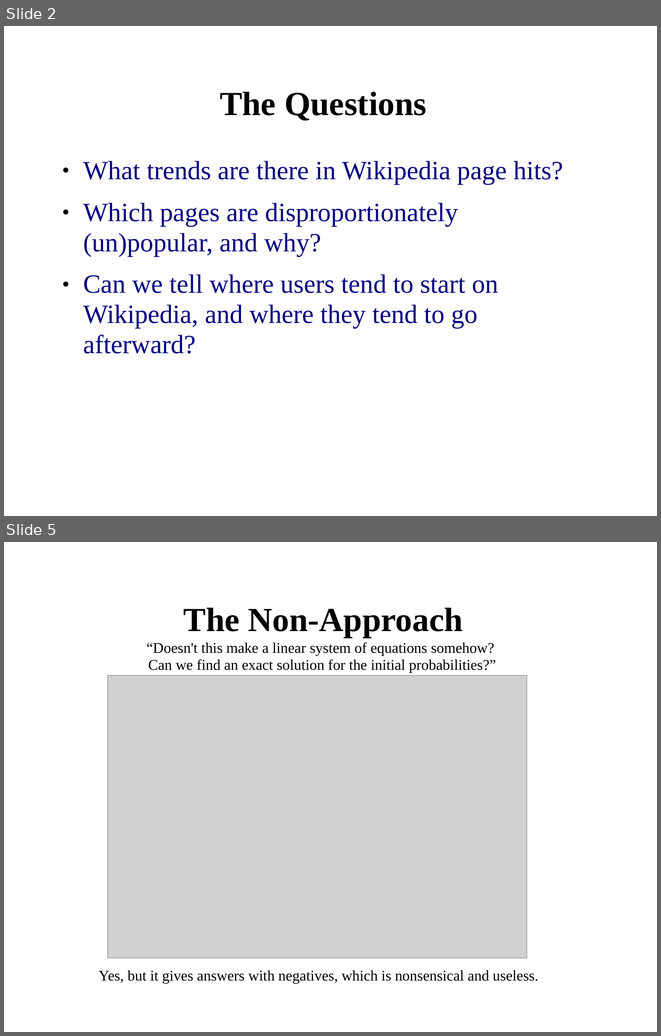
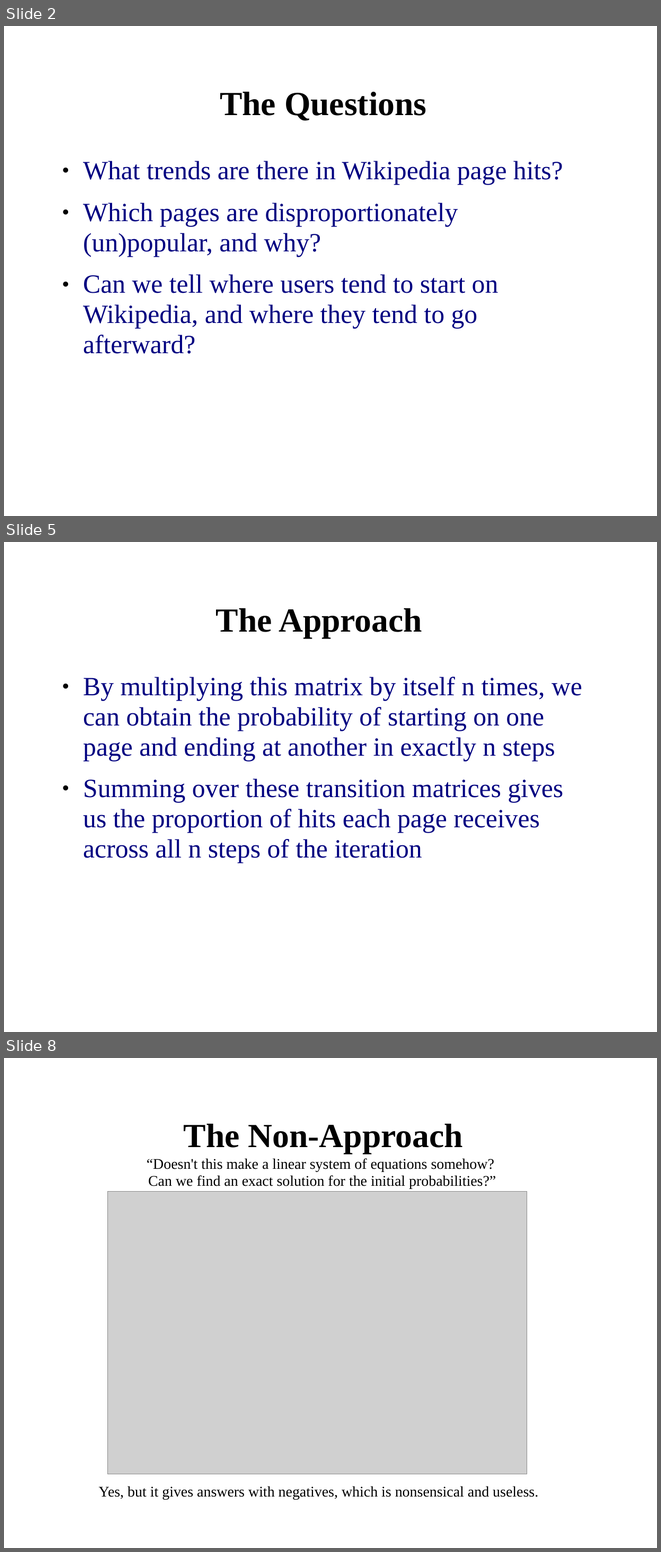
Before and after one commit to lasutschinkow/lasutschinkow-cs123, a slide deck: Presentations/prototype_presentation.ppt. Shown one above the other, each under a label of ours: slides 2 and 5 before the commit, slides 2, 5 and 8 after it; the slides between them are not shown. The pictures are 661x1036 and 661x1552 pixels, drawn with LibreOffice and Linux fonts; fonts in the diff are those of the drawing; grey boxes stand for pictures; background and template pictures are left out. Boxes give left, top, right and bottom in pixels: in the first picture for what was removed or moved away, otherwise in the second. Text is boxed around its words. In the diff, an @@ line names an element or a change of style, - is before the commit and + after.

```diff
--- a/Presentations/prototype_presentation.ppt
+++ b/Presentations/prototype_presentation.ppt
@@ slide 5 added at (4, 542, 657, 1032), background picture (left out) @@
@@ title added at (216, 608, 422, 638), 41 pt, text #000000, bold @@
+The Approach
@@ text added at (83, 677, 582, 863), 32 pt, text #000080 @@
+● By multiplying this matrix by itself n times, we can obtain the probability of starting on one page and ending at another in exactly n steps
+● Summing over these transition matrices gives us the proportion of hits each page receives across all n steps of the iteration
@@ what was slide 5 is now slide 8 @@
```
Also in this commit, not shown: 1 slide changed, 5 other slides added, 2 slides removed.
